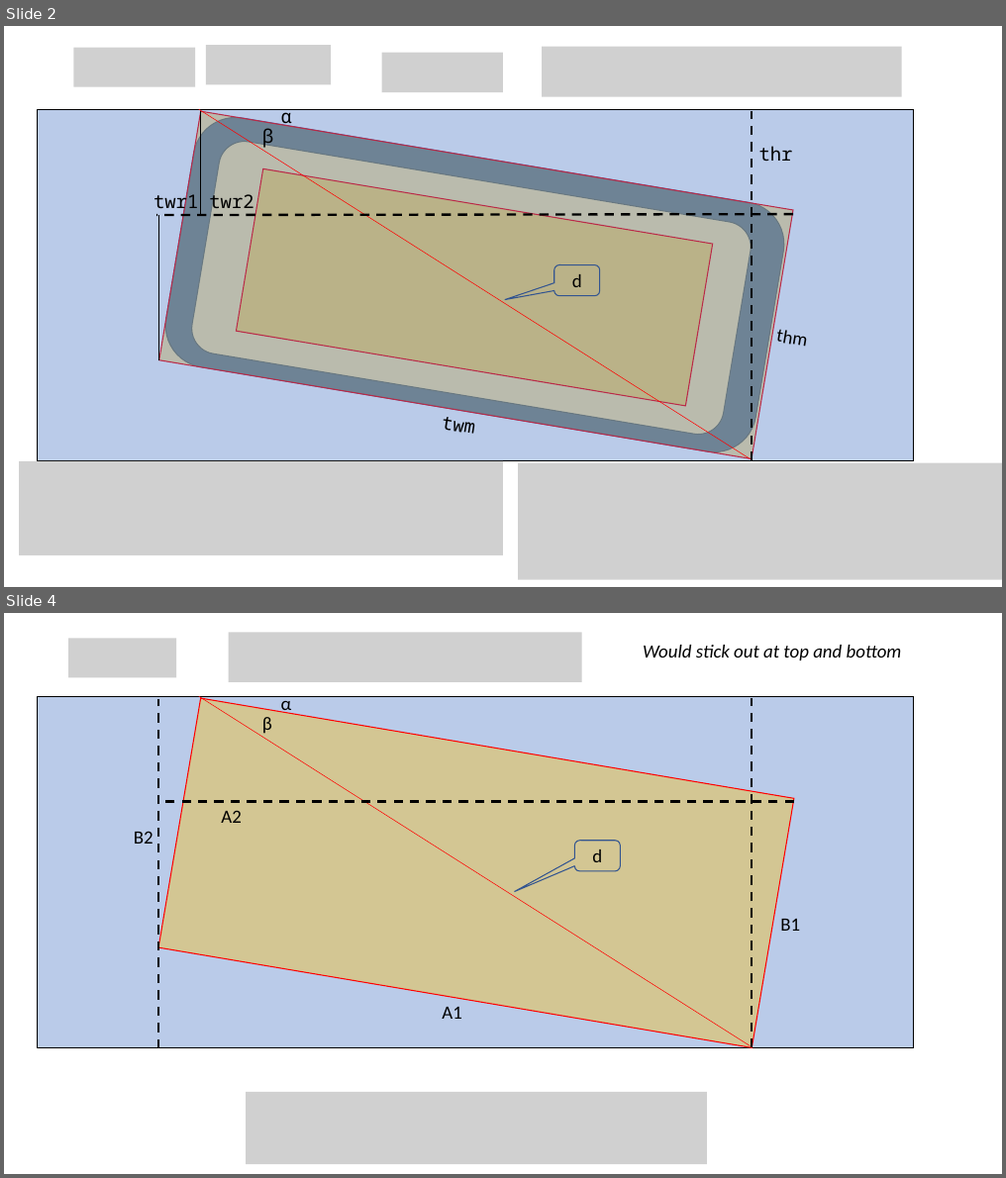
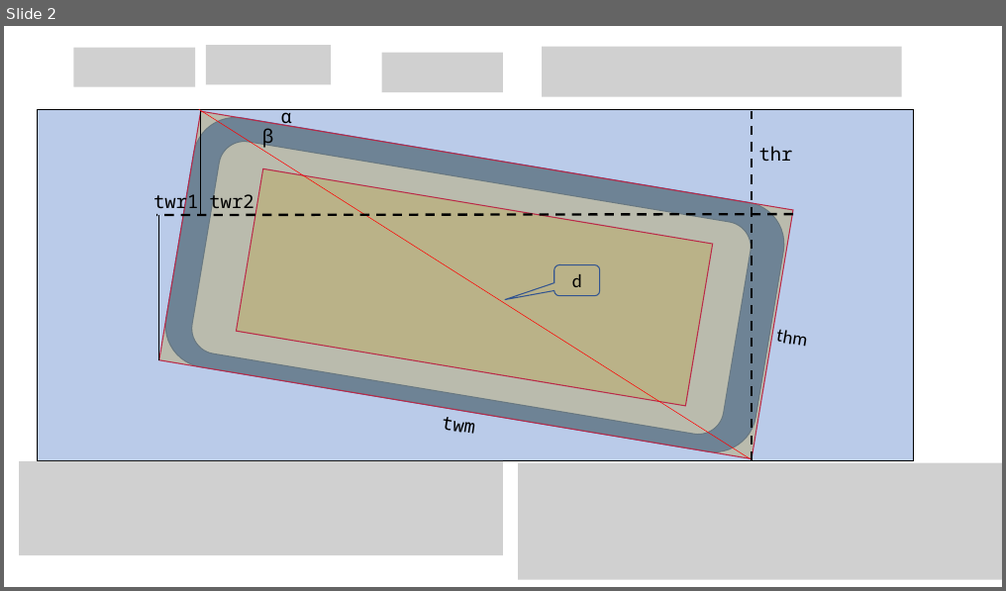
Before and after one commit to joachimneumann/Truth-O-Meter, a slide deck: rectangleRotation.pptx. Shown one above the other, each under a label of ours: slides 2 and 4 before the commit, slide 2 after it; the slides between them are not shown. The pictures are 1006x1178 and 1006x591 pixels, drawn with LibreOffice and Linux fonts; fonts in the diff are those of the drawing; grey boxes stand for pictures. Boxes give left, top, right and bottom in pixels: in the first picture for what was removed or moved away, otherwise in the second. Text is boxed around its words. In the diff, an @@ line names an element or a change of style, - is before the commit and + after.

```diff
--- a/rectangleRotation.pptx
+++ b/rectangleRotation.pptx
@@ slide 4 removed at [4, 613, 1002, 1174], background #FFFFFF @@
@@ picture removed at [68, 639, 176, 678] @@
@@ picture removed at [229, 633, 582, 682] @@
@@ text removed at [643, 645, 902, 661] @@
-Would stick out at top and bottom
@@ rectangle removed at [37, 697, 914, 1049] @@
@@ rectangle removed at [158, 698, 794, 1048] @@
@@ line removed from (158, 1049) to (158, 699) @@
@@ line removed from (199, 696) to (750, 1047) @@
@@ text removed at [281, 695, 292, 716] @@
-α
@@ line removed from (751, 1048) to (751, 698) @@
@@ text removed at [262, 717, 272, 734] @@
-β
@@ line removed from (794, 802) to (158, 802) @@
@@ text removed at [221, 810, 241, 823] @@
-A2
@@ text removed at [134, 831, 153, 844] @@
-B2
@@ rounded speech box removed at [574, 841, 620, 871] @@
-d
@@ text removed at [780, 919, 800, 931] @@
-B1
@@ text removed at [442, 1007, 461, 1019] @@
-A1
@@ picture removed at [246, 1092, 707, 1164] @@
```
Also in this commit, not shown: 2 slides changed, 2 other slides removed.
